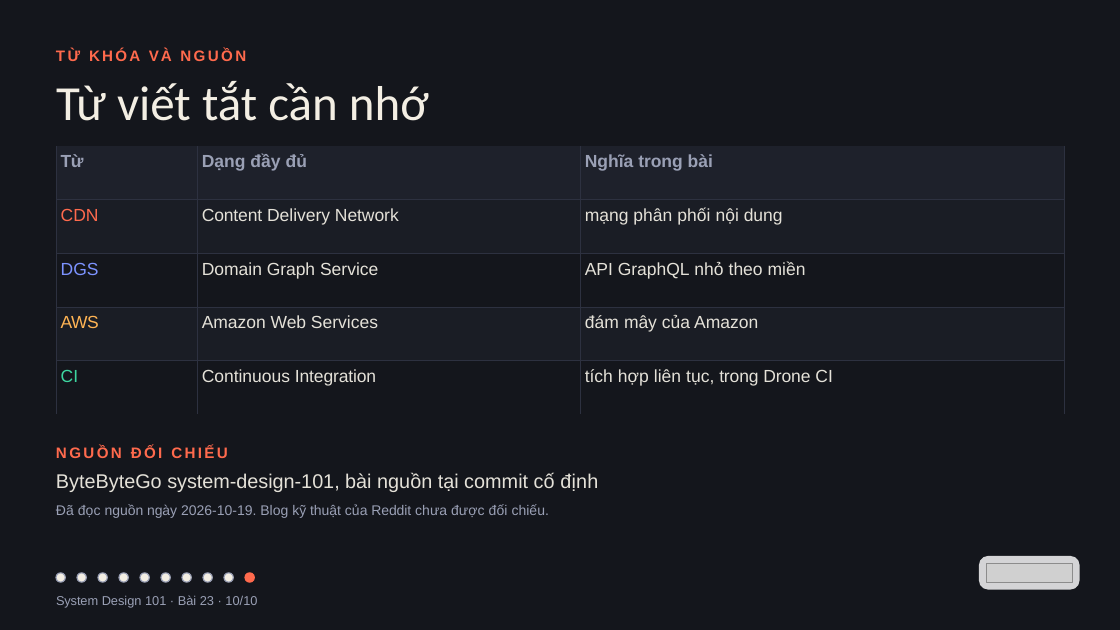
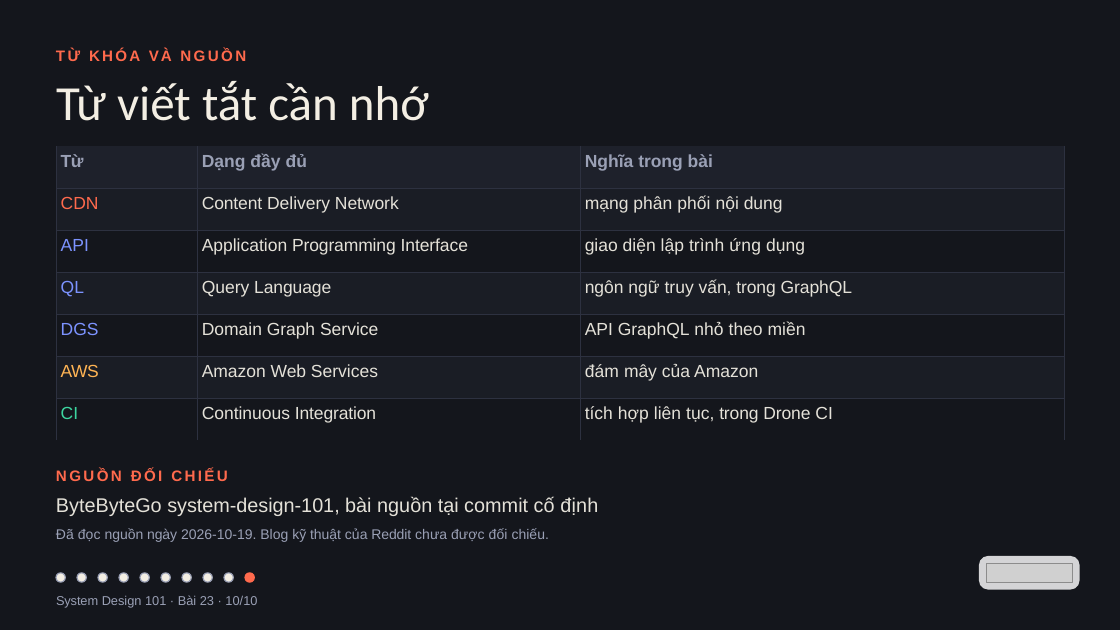
Before and after one commit to vohoailinh90/tool-marketing-studio, a slide deck: slide 10 of system-design-101/vi/lessons/sd-02-023/slides/sd-02-023.pptx. Drawn at 1120x630 pixels with LibreOffice and Linux fonts; fonts in the diff are those of the drawing; grey boxes stand for pictures. Boxes give left, top, right and bottom in pixels: in the first picture for what was removed or moved away, otherwise in the second. Text is boxed around its words. In the diff, an @@ line names an element or a change of style, - is before the commit and + after.

```diff
--- a/system-design-101/vi/lessons/sd-02-023/slides/sd-02-023.pptx
+++ b/system-design-101/vi/lessons/sd-02-023/slides/sd-02-023.pptx
@@ table at (56,146,1064,427) @@
+row 3: API | Application Programming Interface | giao diện lập trình ứng dụng
+row 4: QL | Query Language | ngôn ngữ truy vấn, trong GraphQL
@@ text "NGUỒN ĐỐI CHIẾU": place and size @@
-text "NGUỒN ĐỐI CHIẾU" at (56,446,228,458)
+text "NGUỒN ĐỐI CHIẾU" at (56,469,228,481)
@@ text "ByteByteGo system-design-101, bài nguồn tại ...": place and size @@
-text "ByteByteGo system-design-101, bài nguồn tại ..." at (56,473,598,492)
+text "ByteByteGo system-design-101, bài nguồn tại ..." at (56,496,598,516)
@@ text "Đã đọc nguồn ngày 2026-10-19. ...": place and size @@
-text "Đã đọc nguồn ngày 2026-10-19. ..." at (56,504,549,518)
+text "Đã đọc nguồn ngày 2026-10-19. ..." at (56,528,549,542)
```
Also in this commit, not shown: 6 other files.
